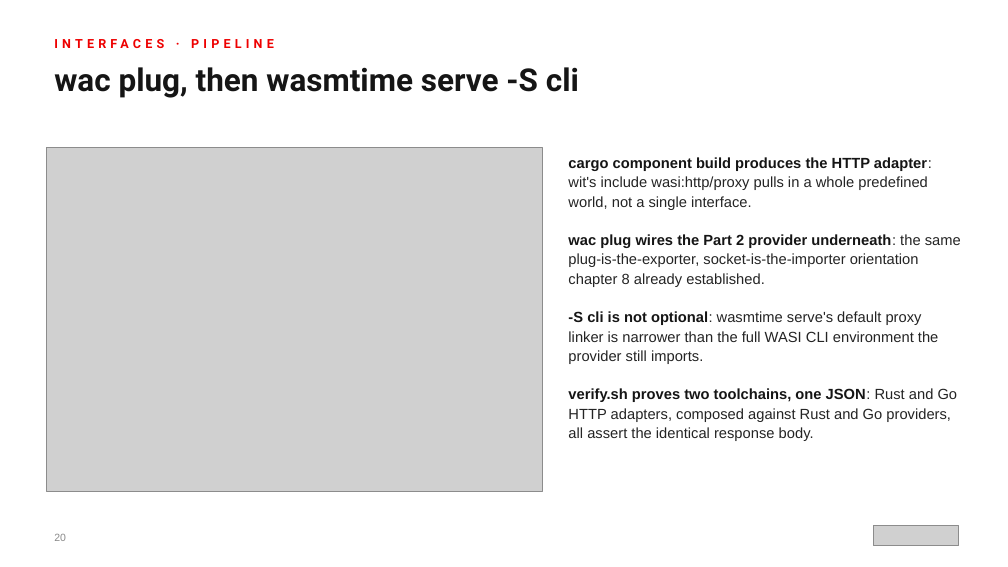
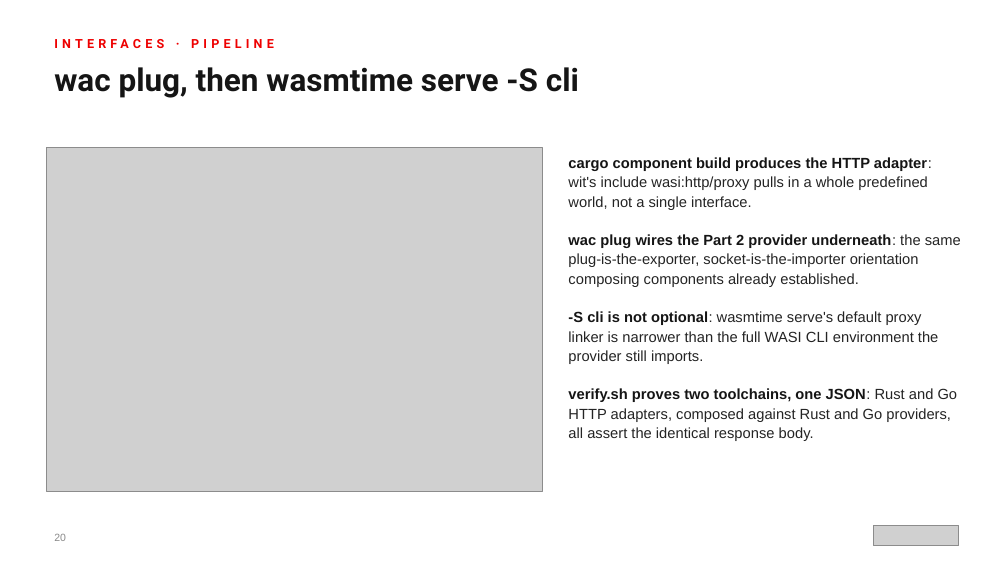
Before and after one commit to patterncatalyst/cn-patterns-and-practices-webassembly, a slide deck: slide 20 of presentation/wasm-201-rust/wasm-201-rust-r1.1.pptx. Drawn at 1008x567 pixels with LibreOffice and Linux fonts; fonts in the diff are those of the drawing; grey boxes stand for pictures. Boxes give left, top, right and bottom in pixels: in the first picture for what was removed or moved away, otherwise in the second. Text is boxed around its words. In the diff, an @@ line names an element or a change of style, - is before the commit and + after.

```diff
--- a/presentation/wasm-201-rust/wasm-201-rust-r1.1.pptx
+++ b/presentation/wasm-201-rust/wasm-201-rust-r1.1.pptx
@@ text at <box>568,234,961,287</box>: text changed @@
-● wac plug wires the Part 2 provider underneath: the same plug-is-the-exporter, socket-is-the-importer orientation chapter 8 already established.
+● wac plug wires the Part 2 provider underneath: the same plug-is-the-exporter, socket-is-the-importer orientation composing components already established.
```
Also in this commit, not shown: 9 other slides changed, 36 other files.
